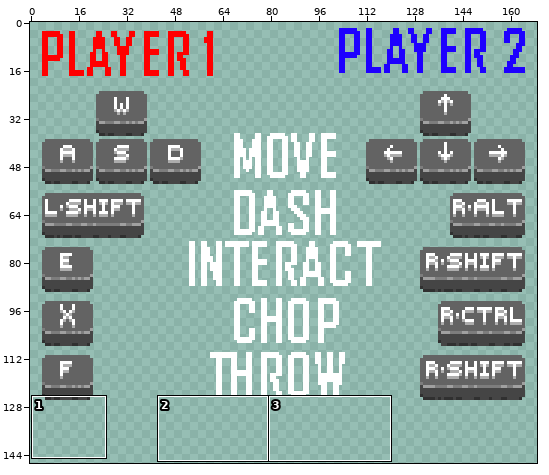
A pixel-art file gets an edit: overcooked/UI/Controls/Controls_Keyboard_Split.aseprite. Above, an overview of the earlier version with the close-up marked.
Close-up. First the earlier version:
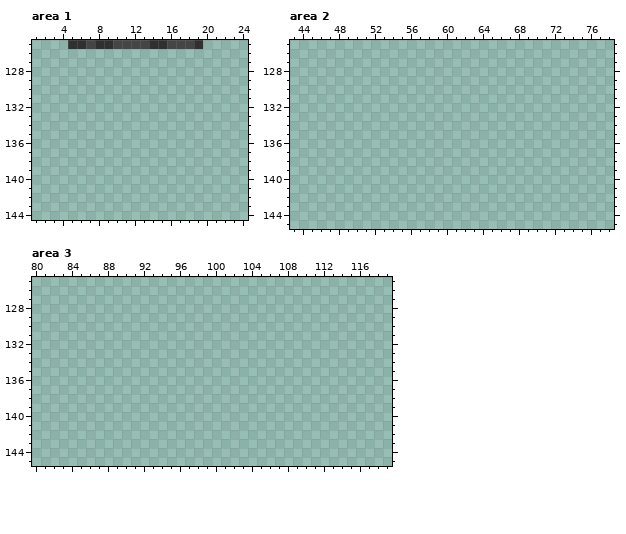
180x150 pixels, 1 frame. Shown: area 1: x 1..24, y 125..144; area 2: x 43..78, y 125..145; area 3: x 80..119, y 125..145. The old version is drawn lined up with the new one. The wide view leaves out empty margins.
After the commit:
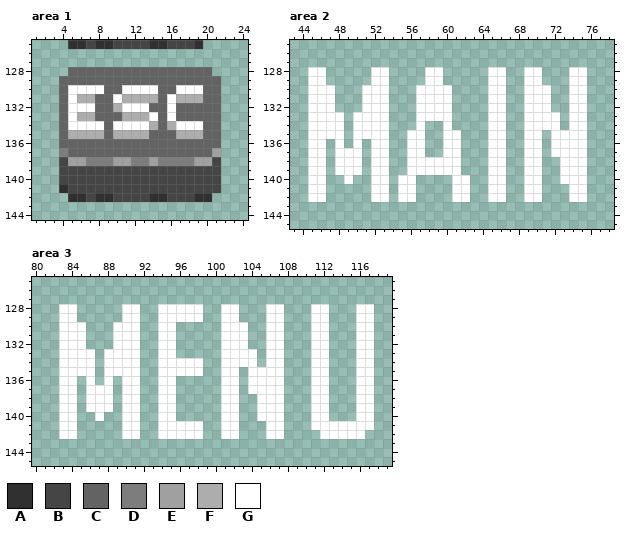
Palette (. is transparent): A #303030  B #454545  C #636363  D #7d7d7d  E #a0a0a0  F #adadad  G #ffffff
Difference:
whole drawing moved by +0,-18 (the old picture is shown already moved)
Changed rows in their new state; - is an unchanged pixel.
Area 1:
first column x 4:
128 -CCCCCCCCCCCCCCCC-
129 CCCCCCCCCCCCCCCCCC
130 CGGGGCCGGGGCCGGGCC
131 CGFFCCGFFFFCGFFFCC
132 CGGGCCFGGGCCGCCCCC
133 CGFFCCCFFFGCGCCCCC
134 CGGGGCGGGGFCFGGGCC
135 CFFFFCFFFFCCCFFFCC
136 CCCCCCCCCCCCCCCCCC
137 DCCCCCCCCCCCCCCCCE
138 BEEDDDEEDDEDDDDEEB
139 BBBBBBBBBBBBBBBBBB
140 BBBBBBBBBBBBBBBBBB
141 ABBBBBBBBBBBBBBBBB
142 -AABAABBBBAABBBAA-
Area 2:
first column x 45:
128 GG-----GG----GG-----GG--GG---GG
129 GG-----GG----GG-----GG--GG---GG
130 GGG---GGG---GGGG----GG--GGG--GG
131 GGG---GGG---GGGG----GG--GGG--GG
132 GGG---GGG---GGGG----GG--GGG--GG
133 GGGG-GGGG---GGGG----GG--GGGG-GG
134 GGGG-GGGG---G--G----GG--GGGG-GG
135 GGGG-GGGG--GG--GG---GG--GG-GGGG
136 GG-G-G-GG--GG--GG---GG--GG-GGGG
137 GG-GGG-GG--GG--GG---GG--GG-GGGG
138 GG-GGG-GG--GGGGGG---GG--GG--GGG
139 GG-GGG-GG--GGGGGG---GG--GG--GGG
140 GG--G--GG-GG----GG--GG--GG--GGG
141 GG-----GG-GG----GG--GG--GG---GG
142 GG-----GG-GG----GG--GG--GG---GG
Area 3:
first column x 83:
128 GG-----GG--GGGGG--GG---GG---GG---GG
129 GG-----GG--GGGGG--GG---GG---GG---GG
130 GGG---GGG--GG-----GGG--GG---GG---GG
131 GGG---GGG--GG-----GGG--GG---GG---GG
132 GGG---GGG--GG-----GGG--GG---GG---GG
133 GGGG-GGGG--GG-----GGGG-GG---GG---GG
134 GGGG-GGGG--GGGGG--GGGG-GG---GG---GG
135 GGGG-GGGG--GGGGG--GG-GGGG---GG---GG
136 GG-G-G-GG--GG-----GG-GGGG---GG---GG
137 GG-GGG-GG--GG-----GG-GGGG---GG---GG
138 GG-GGG-GG--GG-----GG--GGG---GG---GG
139 GG-GGG-GG--GG-----GG--GGG---GG---GG
140 GG--G--GG--GG-----GG--GGG---GG---GG
141 GG-----GG--GGGGG--GG---GG---GGGGGGG
142 GG-----GG--GGGGG--GG---GG----GGGGG-
Where, in picture pixels (left, top, right, bottom), the same in both close-ups:
added: (59, 67, 221, 202)
added: (308, 67, 587, 202)
added: (59, 304, 374, 439)
